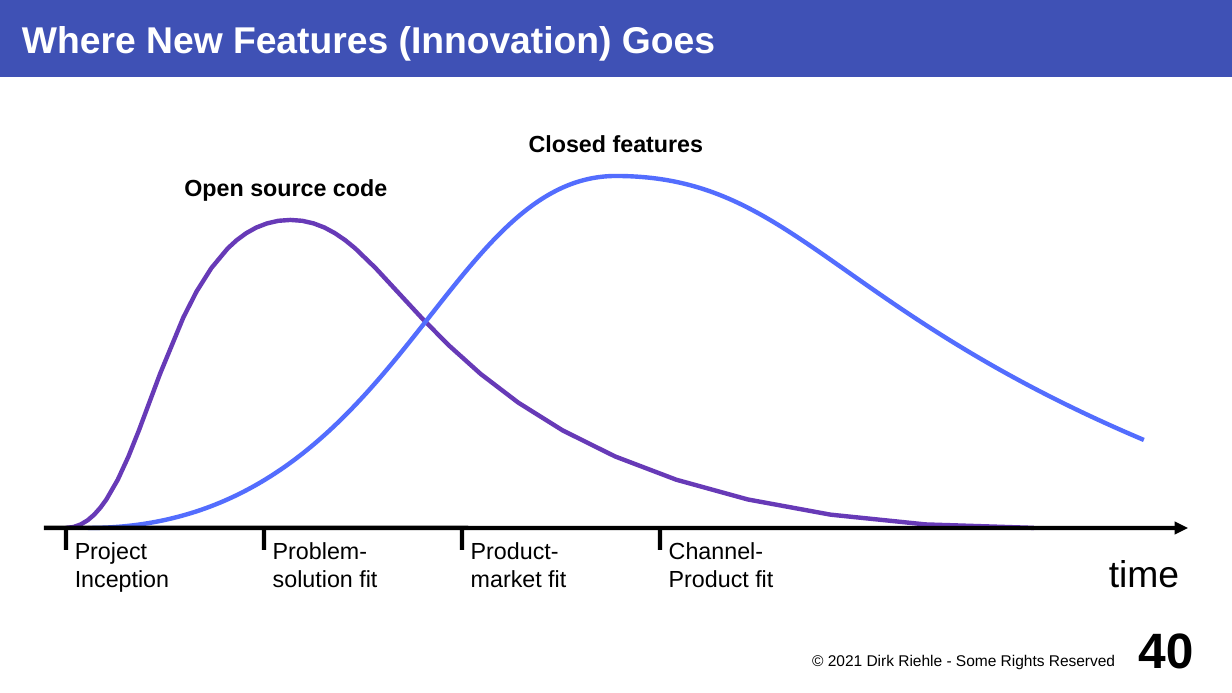
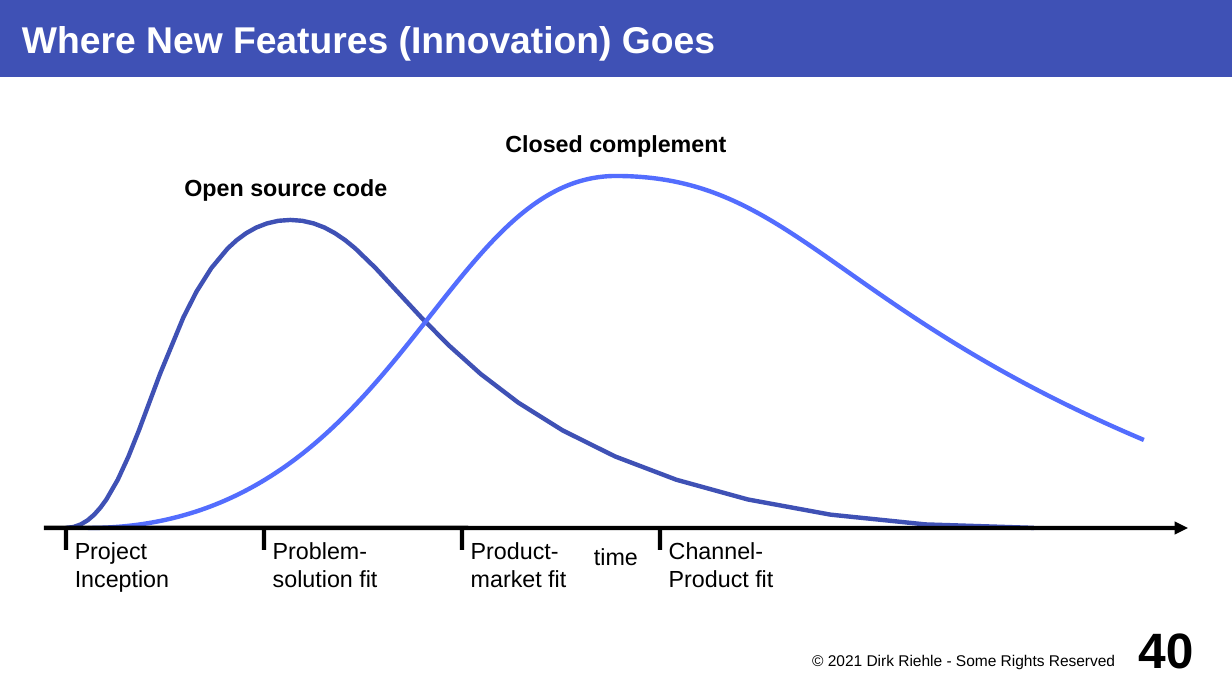
Before and after one commit to dirkriehle/coss-course, a slide deck: slide 40 of Lecture slides/COSS C04 - Cloud Service Strategies.odp. Drawn at 1232x693 pixels with LibreOffice and Linux fonts; fonts in the diff are those of the drawing. Boxes give left, top, right and bottom in pixels: in the first picture for what was removed or moved away, otherwise in the second. Text is boxed around its words. In the diff, an @@ line names an element or a change of style, - is before the commit and + after.

```diff
--- a/Lecture slides/COSS C04 - Cloud Service Strategies.odp
+++ b/Lecture slides/COSS C04 - Cloud Service Strategies.odp
@@ text at bbox=[505, 135, 726, 157]: text changed @@
-Closed features
+Closed complement
@@ freeform shape at bbox=[66, 220, 1034, 529]: outline #673AB7 2.83 pt to #3F51B5 2.83 pt @@
@@ line "time" at bbox=[44, 528, 1188, 528]: size 24 to 15 pt; alignment right to centre @@
```
Also in this commit, not shown: 17 other slides changed, 7 other files.
